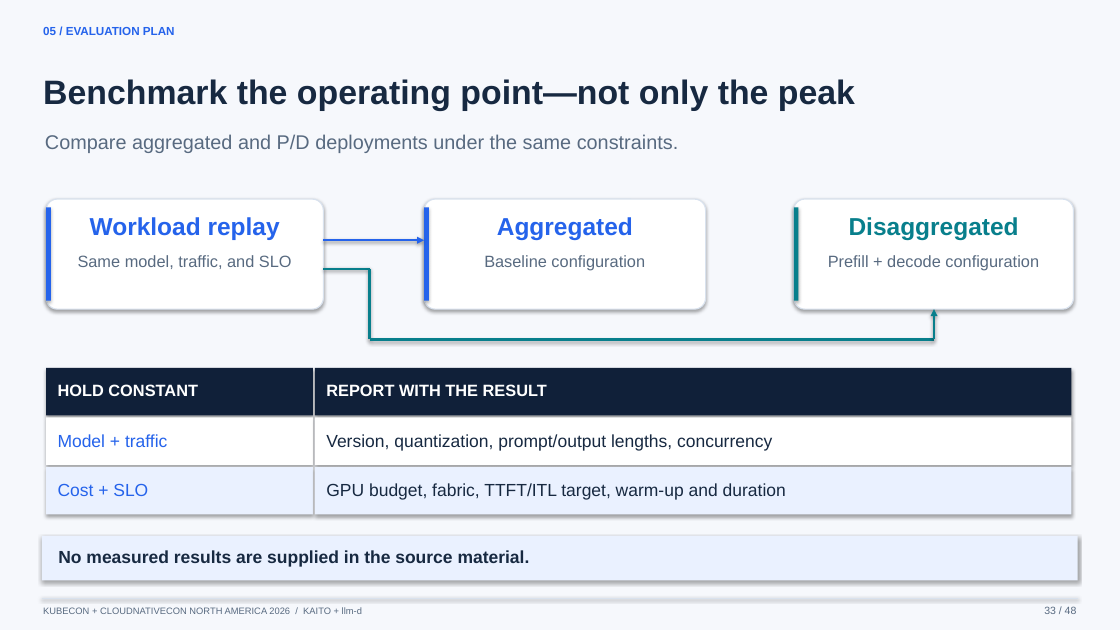
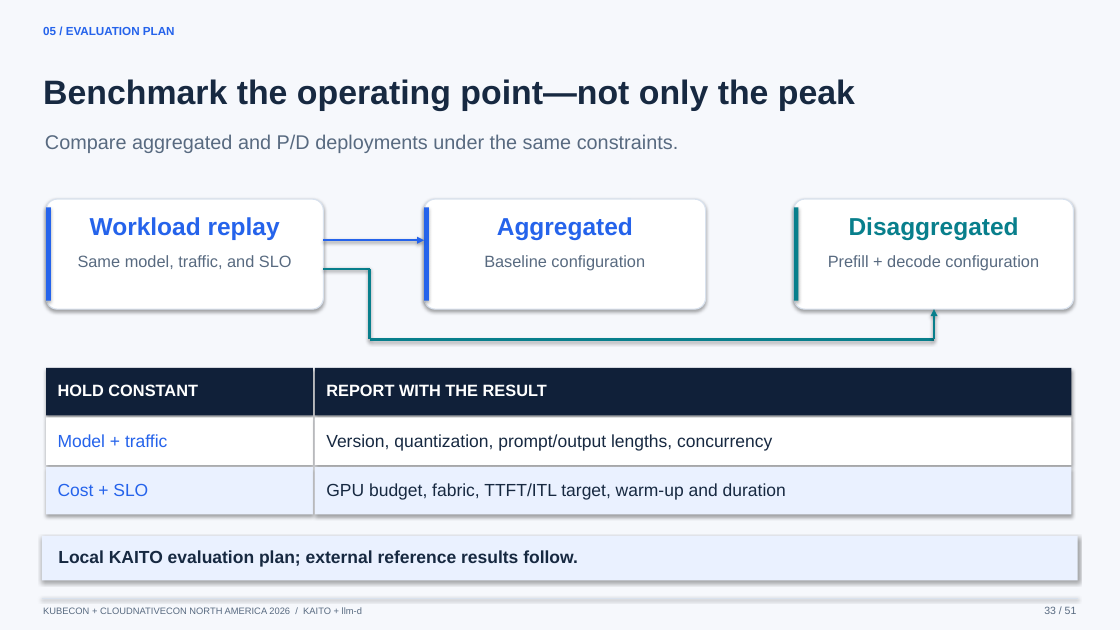
Before and after one commit to andyzhangx/demo, a slide deck: slide 33 of llm/kubecon-na-2026-pd-disaggregation.pptx. Drawn at 1120x630 pixels with LibreOffice and Linux fonts; fonts in the diff are those of the drawing. Boxes give left, top, right and bottom in pixels: in the first picture for what was removed or moved away, otherwise in the second. Text is boxed around its words. In the diff, an @@ line names an element or a change of style, - is before the commit and + after.

Commit message:
Add sourced P/D TTFT, SLO-load and efficiency benchmark slides

```diff
--- a/llm/kubecon-na-2026-pd-disaggregation.pptx
+++ b/llm/kubecon-na-2026-pd-disaggregation.pptx
@@ text at (x1=58, y1=550, x2=578, y2=567): text changed @@
-No measured results are supplied in the source material.
+Local KAITO evaluation plan; external reference results follow.
@@ text at (x1=1044, y1=606, x2=1077, y2=614): text changed @@
-33 / 48
+33 / 51
```
Also in this commit, not shown: 47 other slides changed, 3 slides added, 7 other files.
